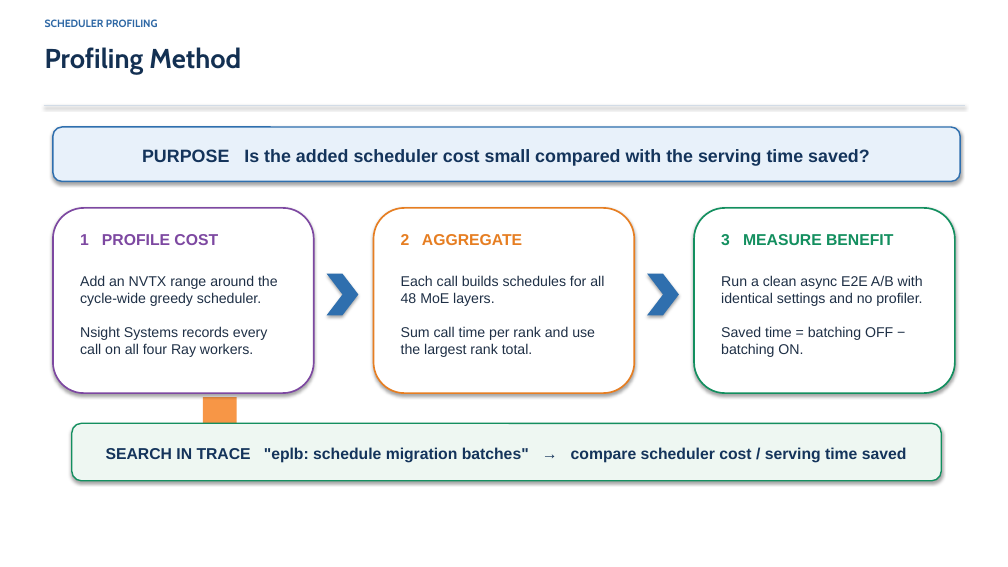
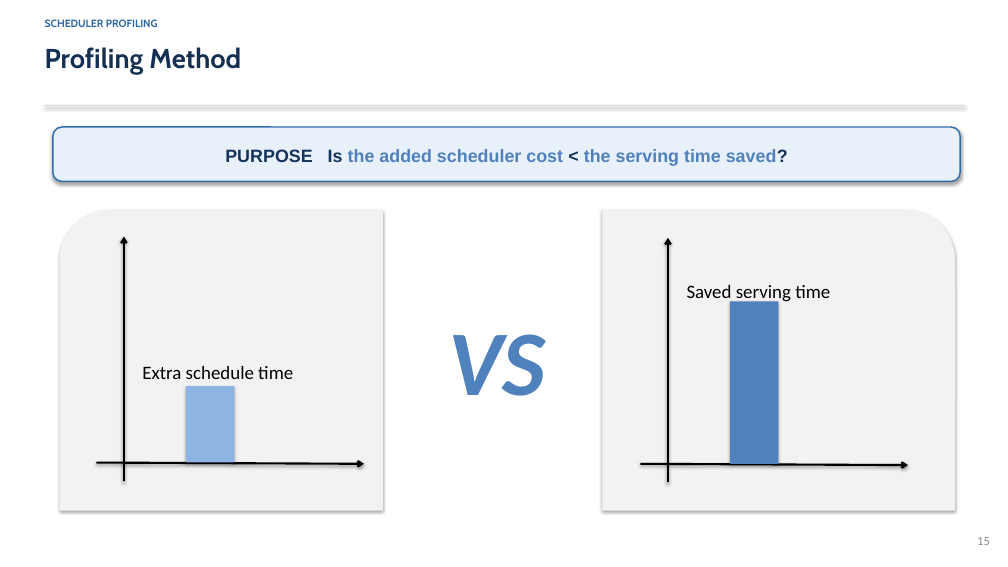
Before and after one commit to DOCCA0/vllm, a slide deck: slide 15 of benchmarks/eplb_rebalance/presentation/eplb_migration_batching.pptx. Drawn at 1008x567 pixels with LibreOffice and Linux fonts; fonts in the diff are those of the drawing. Boxes give left, top, right and bottom in pixels: in the first picture for what was removed or moved away, otherwise in the second. Text is boxed around its words. In the diff, an @@ line names an element or a change of style, - is before the commit and + after.

```diff
--- a/benchmarks/eplb_rebalance/presentation/eplb_migration_batching.pptx
+++ b/benchmarks/eplb_rebalance/presentation/eplb_migration_batching.pptx
@@ text in rounded rectangle at box(225, 149, 788, 166): text changed; text colour #14345B to #4F81BD @@
-PURPOSE Is the added scheduler cost small compared with the serving time saved?
+PURPOSE Is the added scheduler cost < the serving time saved?
@@ rounded rectangle removed at box(53, 208, 314, 393) @@
@@ round rect added at box(60, 209, 383, 510), fill #F2F2F2 @@
@@ rounded rectangle removed at box(374, 208, 634, 393) @@
@@ round rect added at box(603, 209, 956, 510), fill #F2F2F2 @@
@@ rounded rectangle removed at box(694, 208, 955, 393) @@
@@ text removed at box(80, 234, 218, 245) @@
-1 PROFILE COST
@@ arrow added from (124, 482) to (124, 237), #000000 2 pt @@
@@ text removed at box(401, 234, 522, 245) @@
-2 AGGREGATE
@@ arrow added from (668, 482) to (668, 238), #000000 2 pt @@
@@ text removed at box(721, 234, 893, 245) @@
-3 MEASURE BENEFIT
@@ text removed at box(80, 275, 278, 357) @@
-Add an NVTX range around the cycle-wide greedy scheduler.
-Nsight Systems records every call on all four Ray workers.
@@ chevron removed at box(327, 274, 358, 315) @@
@@ text removed at box(401, 275, 604, 357) @@
-Each call builds schedules for all 48 MoE layers.
-Sum call time per rank and use the largest rank total.
@@ chevron removed at box(647, 274, 679, 315) @@
@@ text added at box(687, 285, 830, 304), 18 pt, text #000000 @@
+Saved serving time
@@ text removed at box(721, 275, 923, 357) @@
-Run a clean async E2E A/B with identical settings and no profiler.
-Saved time = batching OFF − batching ON.
@@ rectangle added at box(730, 302, 779, 464), fill #4F81BD @@
@@ text added at box(448, 334, 545, 396), 88 pt, text #4F81BD, bold, italic @@
+VS
@@ text added at box(142, 366, 293, 379), 18 pt, text #000000 @@
+Extra schedule time
@@ rectangle: place and size @@
-rectangle at box(203, 397, 237, 447)
+rectangle at box(186, 386, 234, 463)
@@ rectangle at box(186, 386, 234, 463): fill #F79646 to #8EB4E3; shadow on @@
@@ rounded rectangle removed at box(72, 423, 941, 481) @@
-SEARCH IN TRACE "eplb: schedule migration batches" → compare scheduler cost / serving time saved
@@ arrow added from (96, 463) to (364, 464), #000000 2 pt @@
@@ arrow added from (640, 464) to (908, 465), #000000 2 pt @@
@@ page number added at box(977, 537, 990, 545), 12 pt, text #8C8C8C @@
+15
```
Also in this commit, not shown: 16 other slides changed, 7 other files.
